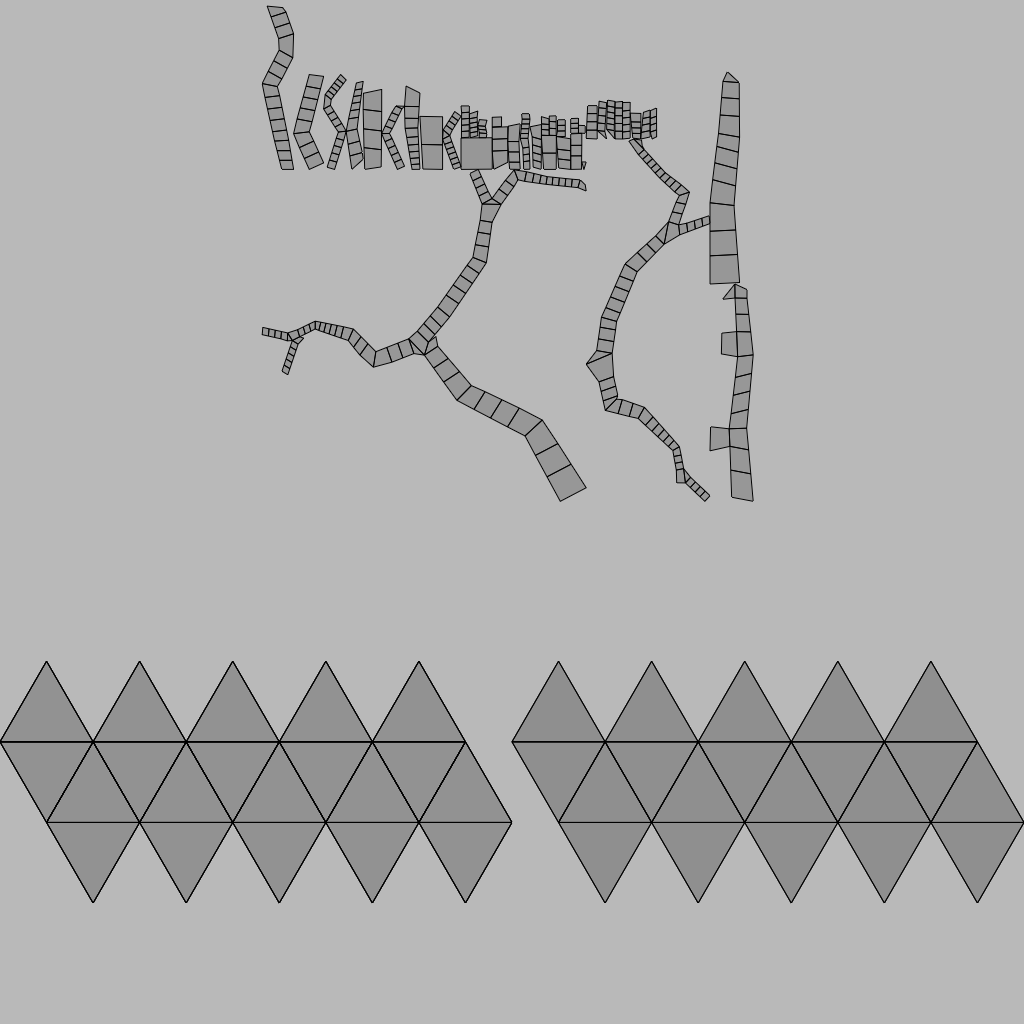
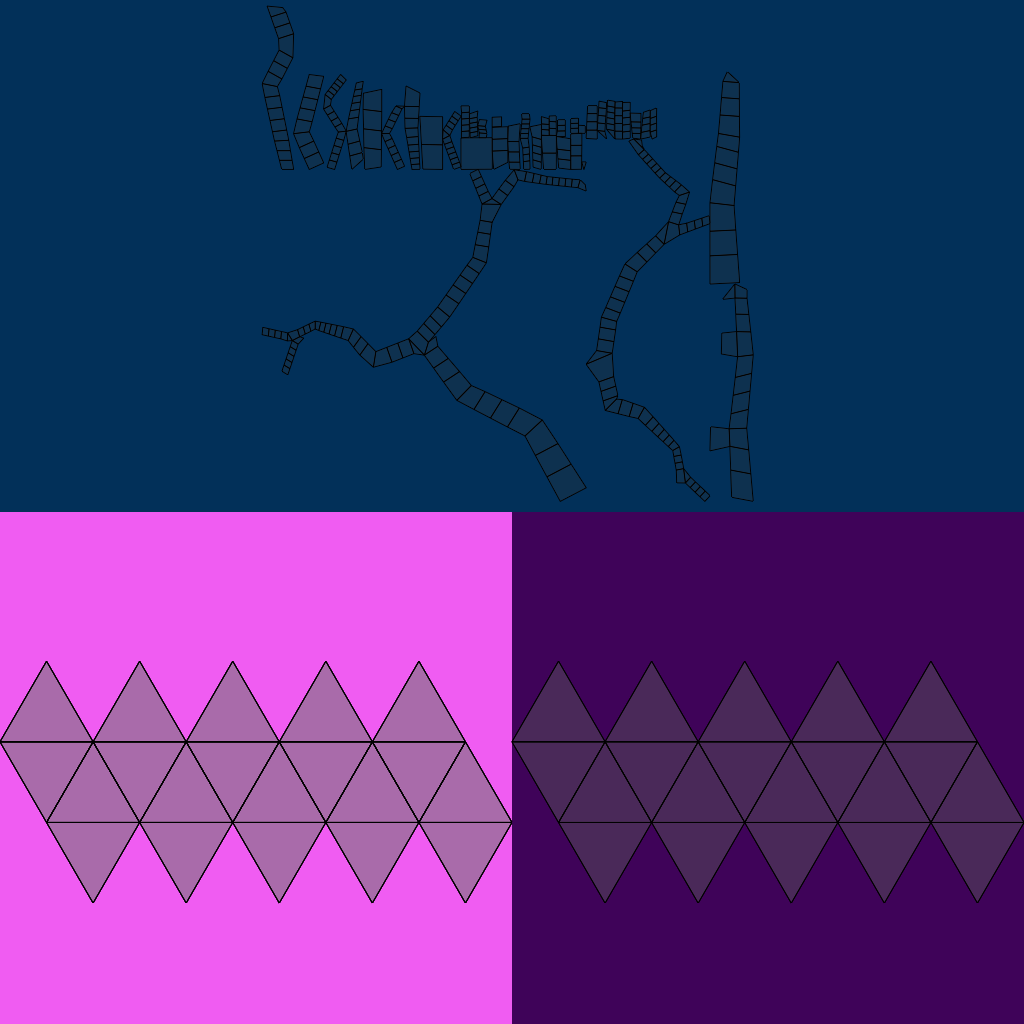
Layers edited between the first and the second w=1024, h=1024 image:
painted on "trunk" over [0, 0, 1024, 512]
renamed "dark leaves" to "dark green", painted on it over [512, 512, 1024, 1024]
renamed "light leaves" to "light green", painted on it over [0, 512, 512, 1024]
